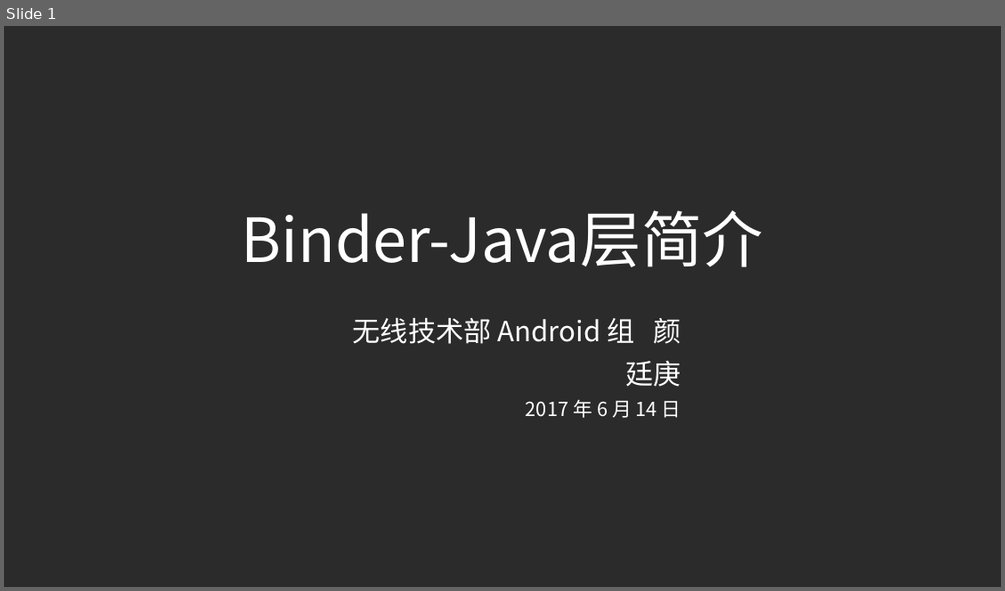
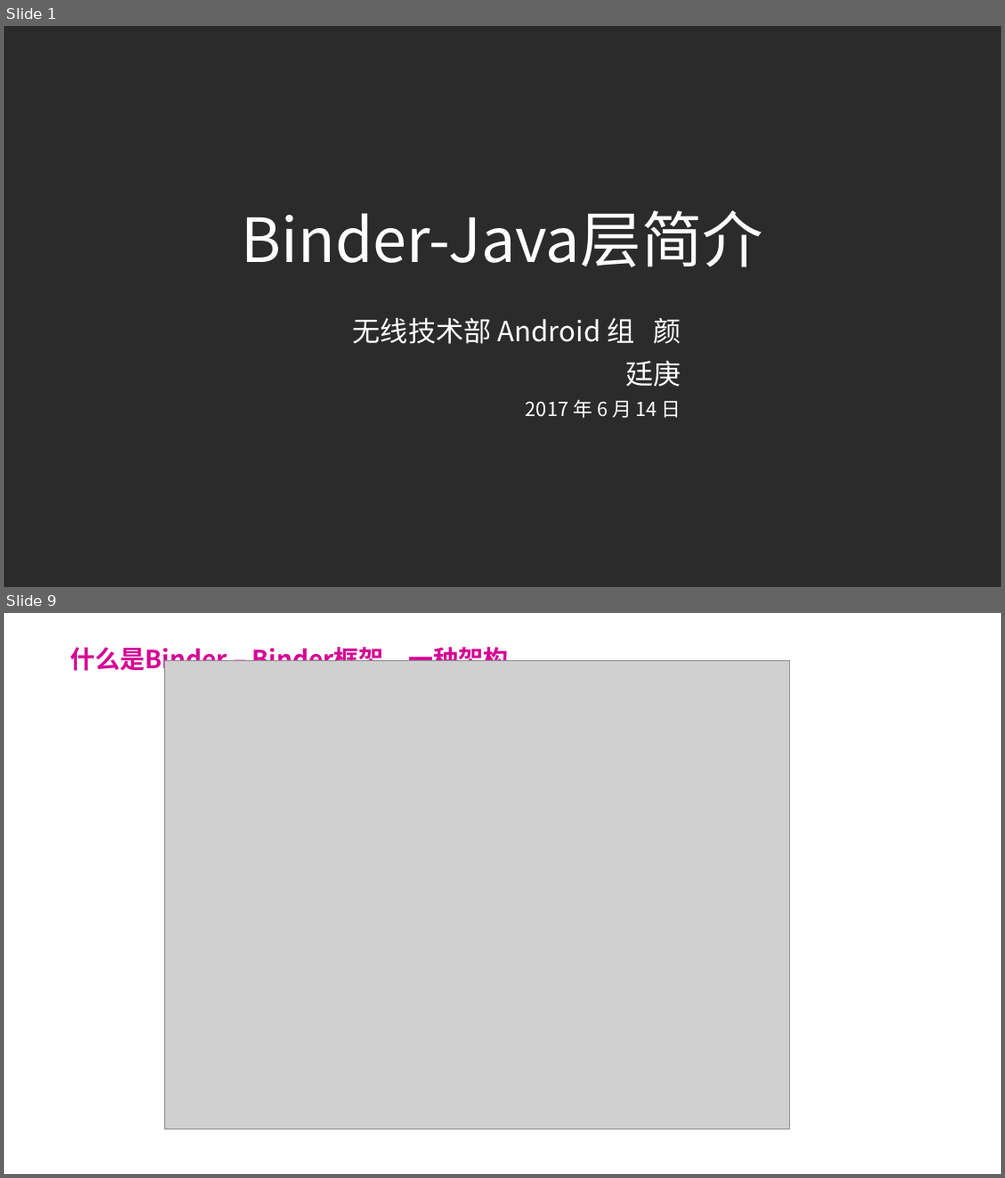
Before and after one commit to forsail/Study, a slide deck: notes/binder/binder简介.pptx. Shown one above the other, each under a label of ours: slide 1 before the commit, slides 1 and 9 after it; the slides between them are not shown. The pictures are 1005x591 and 1005x1178 pixels, drawn with LibreOffice and Linux fonts; fonts in the diff are those of the drawing; grey boxes stand for pictures; background and template pictures are left out; a plain dark background stands for a picture behind light text. Boxes give left, top, right and bottom in pixels: in the first picture for what was removed or moved away, otherwise in the second. Text is boxed around its words. In the diff, an @@ line names an element or a change of style, - is before the commit and + after.

```diff
--- a/notes/binder/binder简介.pptx
+++ b/notes/binder/binder简介.pptx
@@ slide 9 added at (x1=4, y1=613, x2=1001, y2=1174), background picture (left out) @@
@@ title added at (x1=71, y1=643, x2=509, y2=675), 18 pt, text #D60093, bold @@
+什么是Binder – Binder框架，一种架构
@@ picture added at (x1=164, y1=661, x2=788, y2=1129) @@
```
Also in this commit, not shown: 5 slides changed, 8 other slides added.
